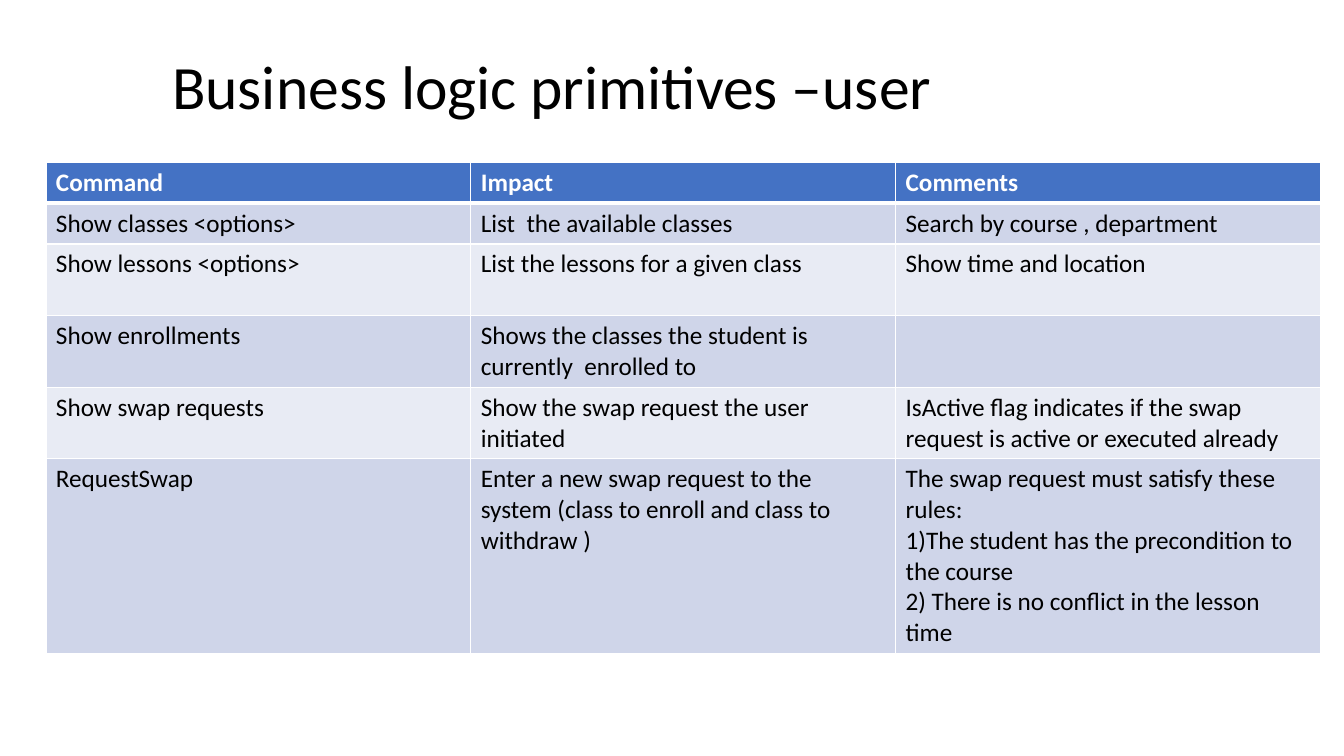
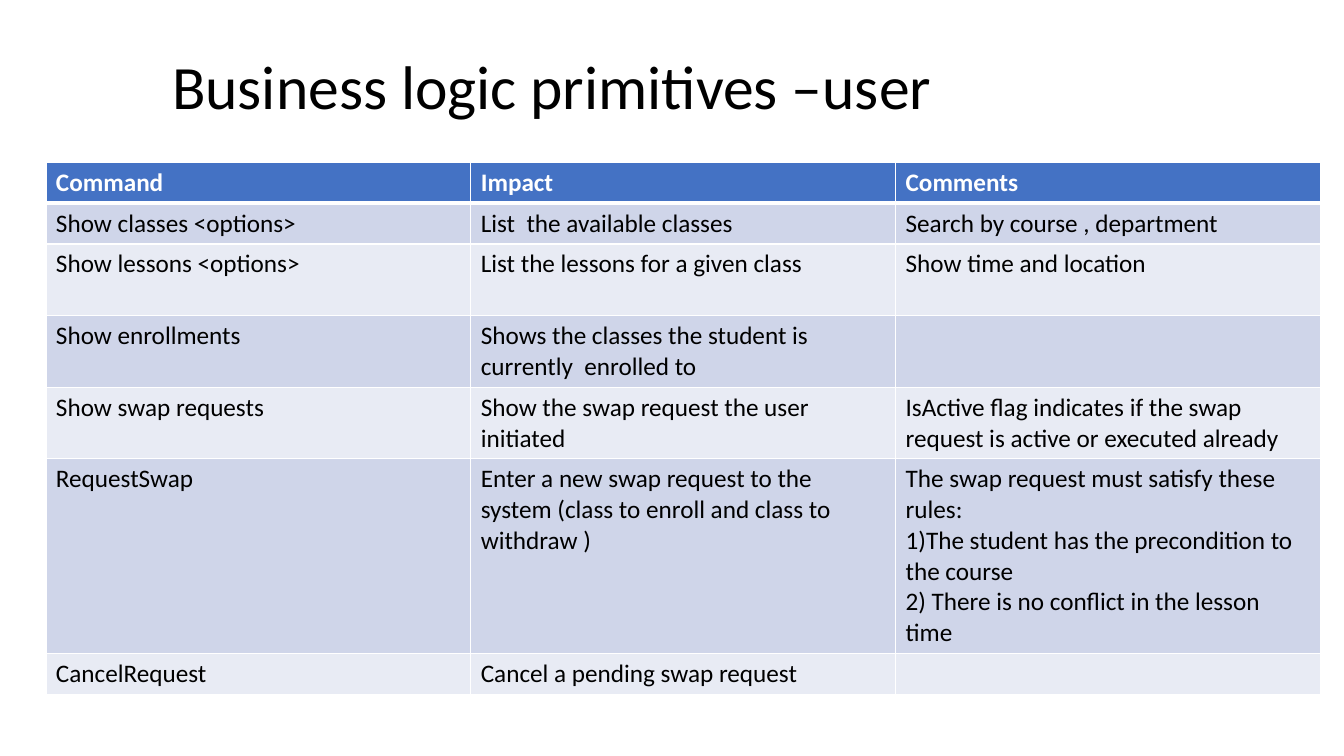
Before and after one commit to alonlapid/courseswap, a slide deck: slide 5 of milestone_2_presentation.pptx. Drawn at 1344x756 pixels with LibreOffice and Linux fonts; fonts in the diff are those of the drawing. Boxes give left, top, right and bottom in pixels: in the first picture for what was removed or moved away, otherwise in the second. Text is boxed around its words. In the diff, an @@ line names an element or a change of style, - is before the commit and + after.

```diff
--- a/milestone_2_presentation.pptx
+++ b/milestone_2_presentation.pptx
@@ table at <box>46,162,1320,691</box> @@
+row 7: CancelRequest | Cancel a pending swap request | 
```
Also in this commit, not shown: 2 other slides changed.
